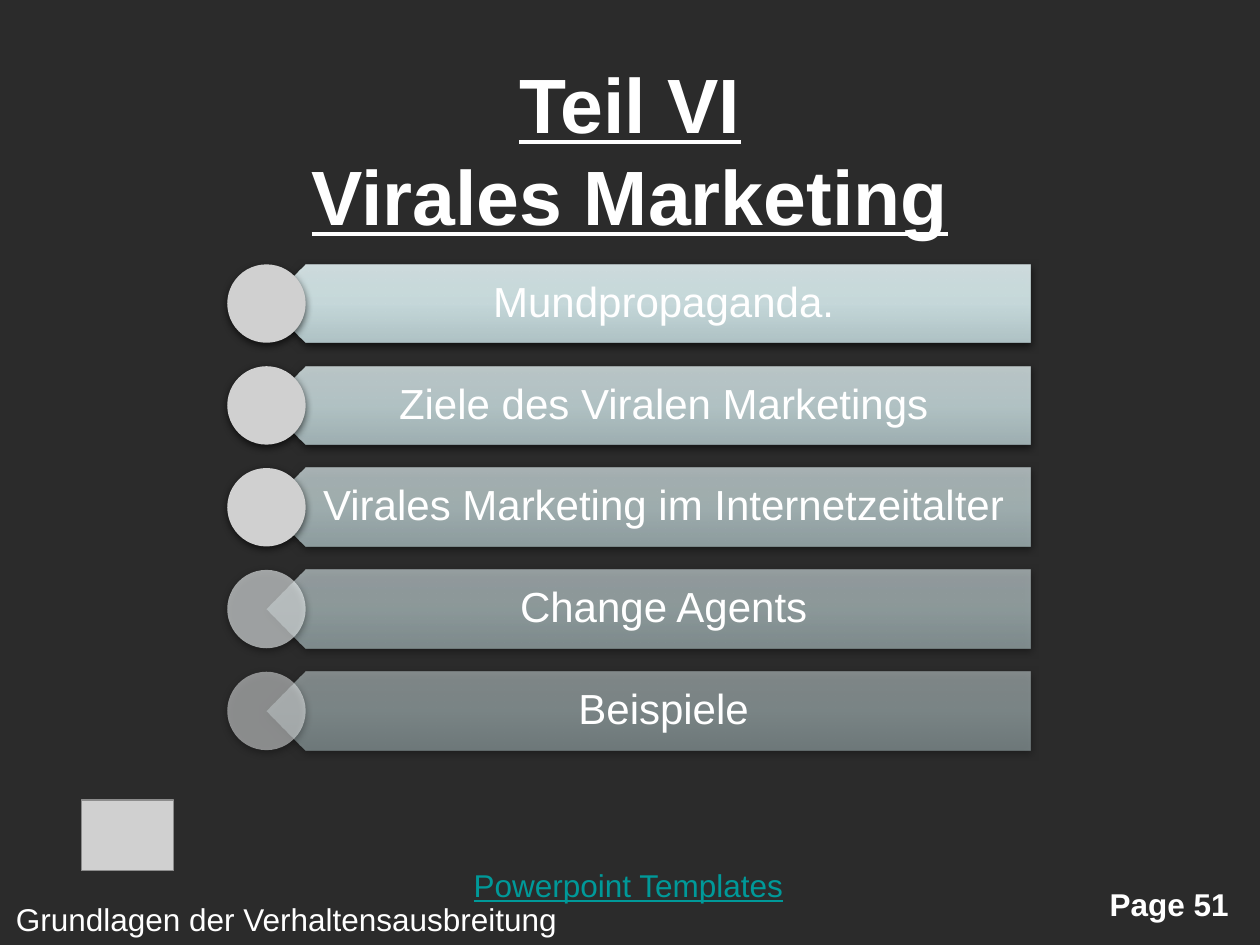
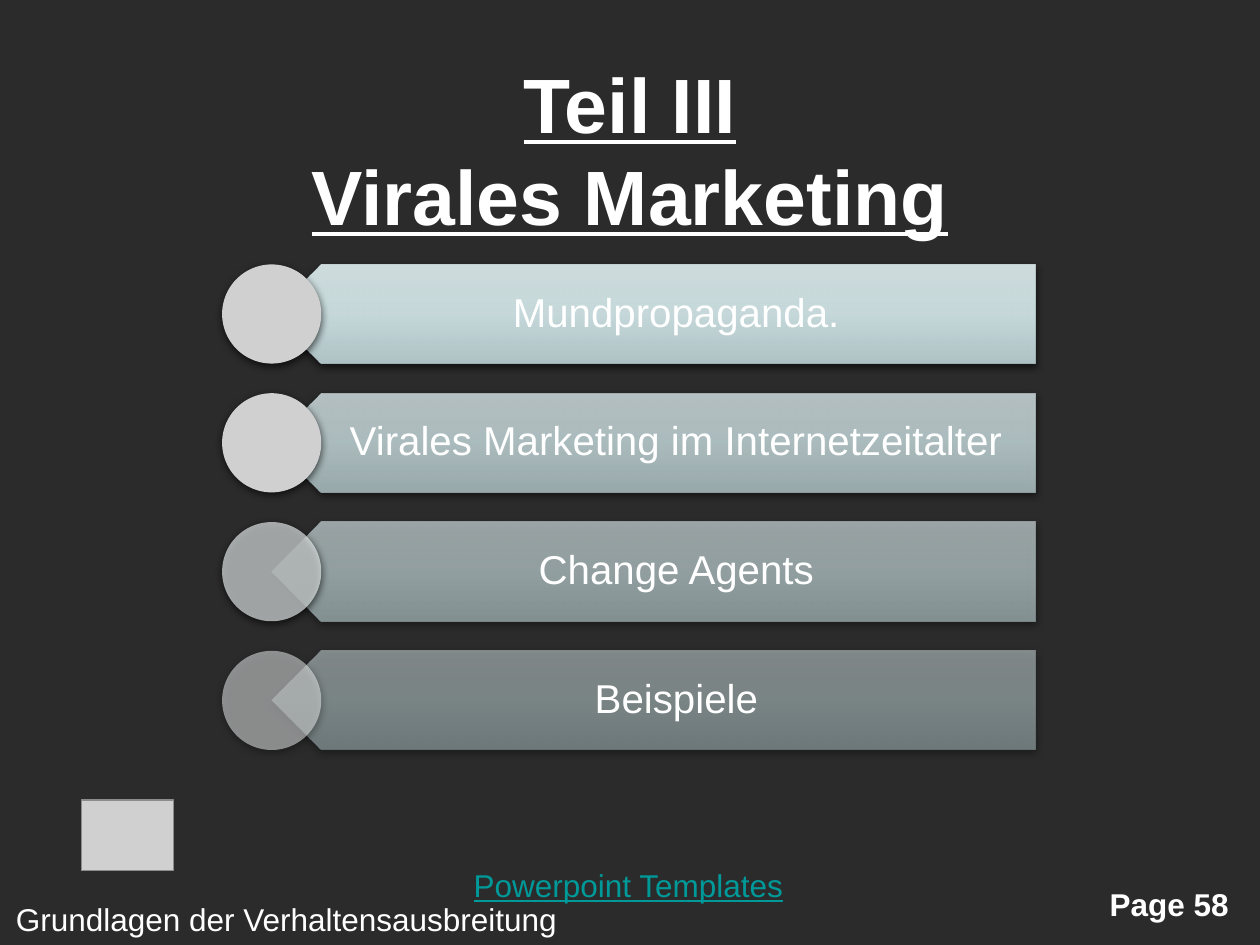
Before and after one commit to BlindSide89/Simple, a slide deck: slide 58 of Presentations/PresentationNEWStyle.pptx (slide 51 before the commit). Drawn at 1260x945 pixels with LibreOffice and Linux fonts; fonts in the diff are those of the drawing; grey boxes stand for pictures; background and template pictures are left out; a plain dark background stands for a picture behind light text. Boxes give left, top, right and bottom in pixels: in the first picture for what was removed or moved away, otherwise in the second. Text is boxed around its words. In the diff, an @@ line names an element or a change of style, - is before the commit and + after.

```diff
--- a/Presentations/PresentationNEWStyle.pptx
+++ b/Presentations/PresentationNEWStyle.pptx
@@ title at <box>312,77,947,240</box>: text changed @@
-Teil VI
-Virales Marketing
+Teil III
+Virales Marketing
@@ picture: place and size @@
-picture at <box>227,265,305,343</box>
+picture at <box>222,265,321,364</box>
@@ pentagon arrow: place and size @@
-pentagon arrow at <box>266,265,1029,343</box>
+pentagon arrow at <box>272,265,1036,364</box>
@@ text "Mundpropaganda.": place and size @@
-text "Mundpropaganda." at <box>493,287,834,325</box>
+text "Mundpropaganda." at <box>513,298,840,335</box>
@@ picture added at <box>222,393,321,493</box> @@
@@ pentagon arrow: place and size @@
-pentagon arrow at <box>266,367,1029,445</box>
+pentagon arrow at <box>272,393,1036,493</box>
@@ size 24 to 23 pt in 4 elements at <box>595,684,758,721</box>, <box>513,298,840,335</box>, <box>539,555,814,592</box>, <box>350,426,1002,463</box> @@
@@ text "Virales Marketing im Internetzeitalter": place and size @@
-text "Virales Marketing im Internetzeitalter" at <box>323,489,1003,529</box>
+text "Virales Marketing im Internetzeitalter" at <box>350,426,1002,463</box>
@@ group removed at <box>227,367,1029,546</box>: 2 pictures, 1 text, 1 pentagon arrow @@
-Ziele des Viralen Marketings
@@ ellipse: place and size @@
-ellipse at <box>227,570,305,648</box>
+ellipse at <box>222,522,321,621</box>
@@ ellipse at <box>222,522,321,621</box>: fill #F5FAFB at 60% opacity to #F5FAFA at 63% opacity @@
@@ pentagon arrow: place and size @@
-pentagon arrow at <box>266,570,1029,648</box>
+pentagon arrow at <box>272,522,1036,621</box>
@@ text "Change Agents": place and size @@
-text "Change Agents" at <box>520,591,807,631</box>
+text "Change Agents" at <box>539,555,814,592</box>
@@ ellipse: place and size @@
-ellipse at <box>227,672,305,750</box>
+ellipse at <box>222,651,321,751</box>
@@ pentagon arrow: place and size @@
-pentagon arrow at <box>266,672,1029,750</box>
+pentagon arrow at <box>272,651,1036,751</box>
@@ text "Beispiele": place and size @@
-text "Beispiele" at <box>578,693,748,733</box>
+text "Beispiele" at <box>595,684,758,721</box>
@@ page number at <box>1110,894,1229,922</box>: text changed @@
-Page 51
+Page 58
```
Also in this commit, not shown: 38 other slides changed, 10 slides added, 3 slides removed, 1 other file.
